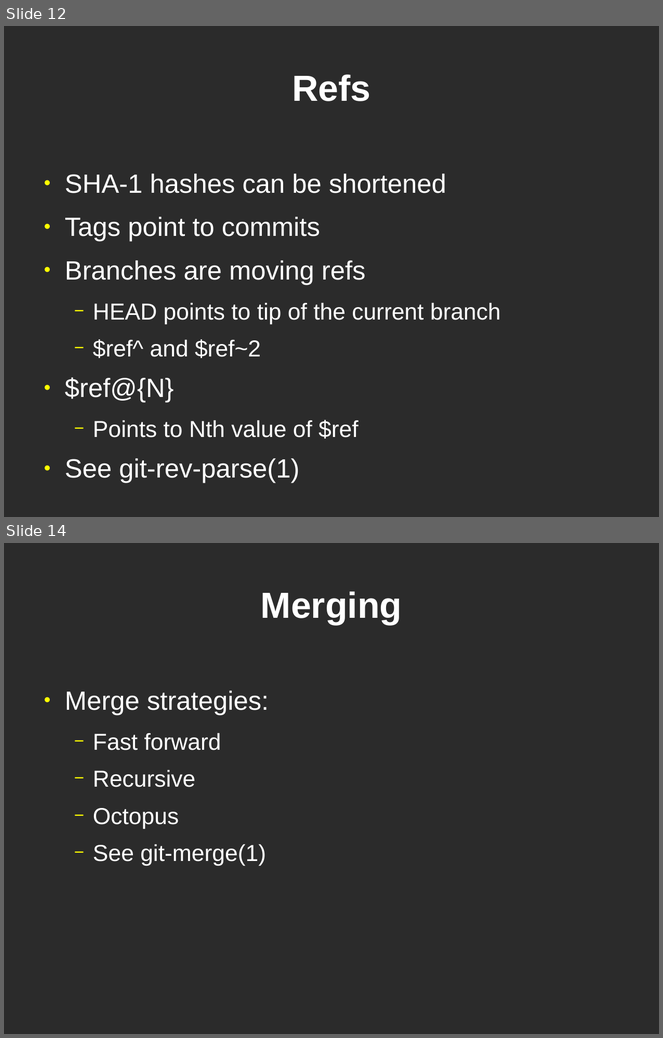
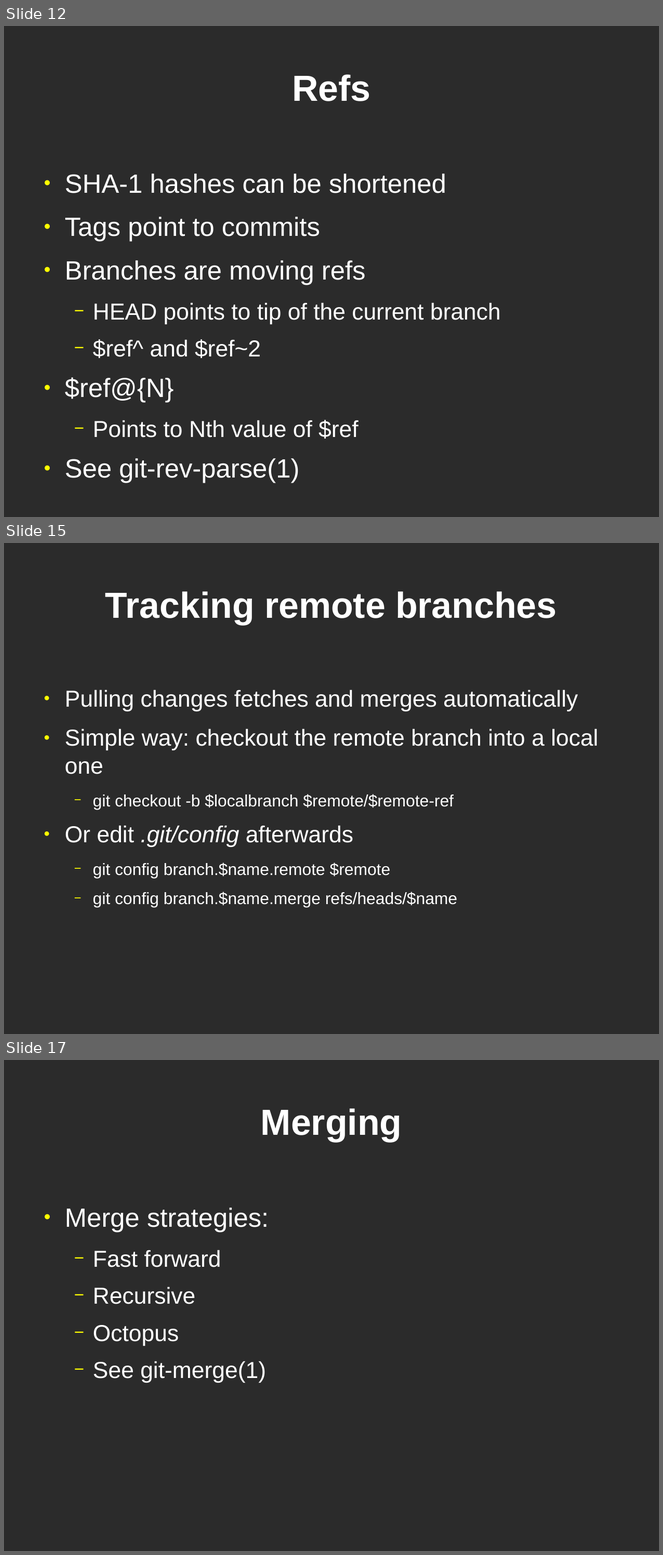
Before and after one commit to bjc/dvcs-git-slides, a slide deck: git.odp. Shown one above the other, each under a label of ours: slides 12 and 14 before the commit, slides 12, 15 and 17 after it; the slides between them are not shown. The pictures are 663x1038 and 663x1555 pixels, drawn with LibreOffice and Linux fonts; fonts in the diff are those of the drawing; background and template pictures are left out; a plain dark background stands for a picture behind light text. Boxes give left, top, right and bottom in pixels: in the first picture for what was removed or moved away, otherwise in the second. Text is boxed around its words. In the diff, an @@ line names an element or a change of style, - is before the commit and + after.

Commit message:
Add more stuff on remotes section.

```diff
--- a/git.odp
+++ b/git.odp
@@ slide 15 added at box(4, 543, 659, 1034), background picture (left out) @@
@@ title added at box(105, 591, 557, 625), 44 pt, text #FFFFFF, bold @@
+Tracking remote branches
@@ text added at box(65, 690, 598, 908), 20 pt, text #FFFFFF @@
+● Pulling changes fetches and merges automatically
+● Simple way: checkout the remote branch into a local one
+  − git checkout -b $localbranch $remote/$remote-ref
+● Or edit .git/config afterwards
+  − git config branch.$name.remote $remote
+  − git config branch.$name.merge refs/heads/$name
@@ what was slide 14 is now slide 17 @@
```
Also in this commit, not shown: 1 slide changed, 2 other slides added.
